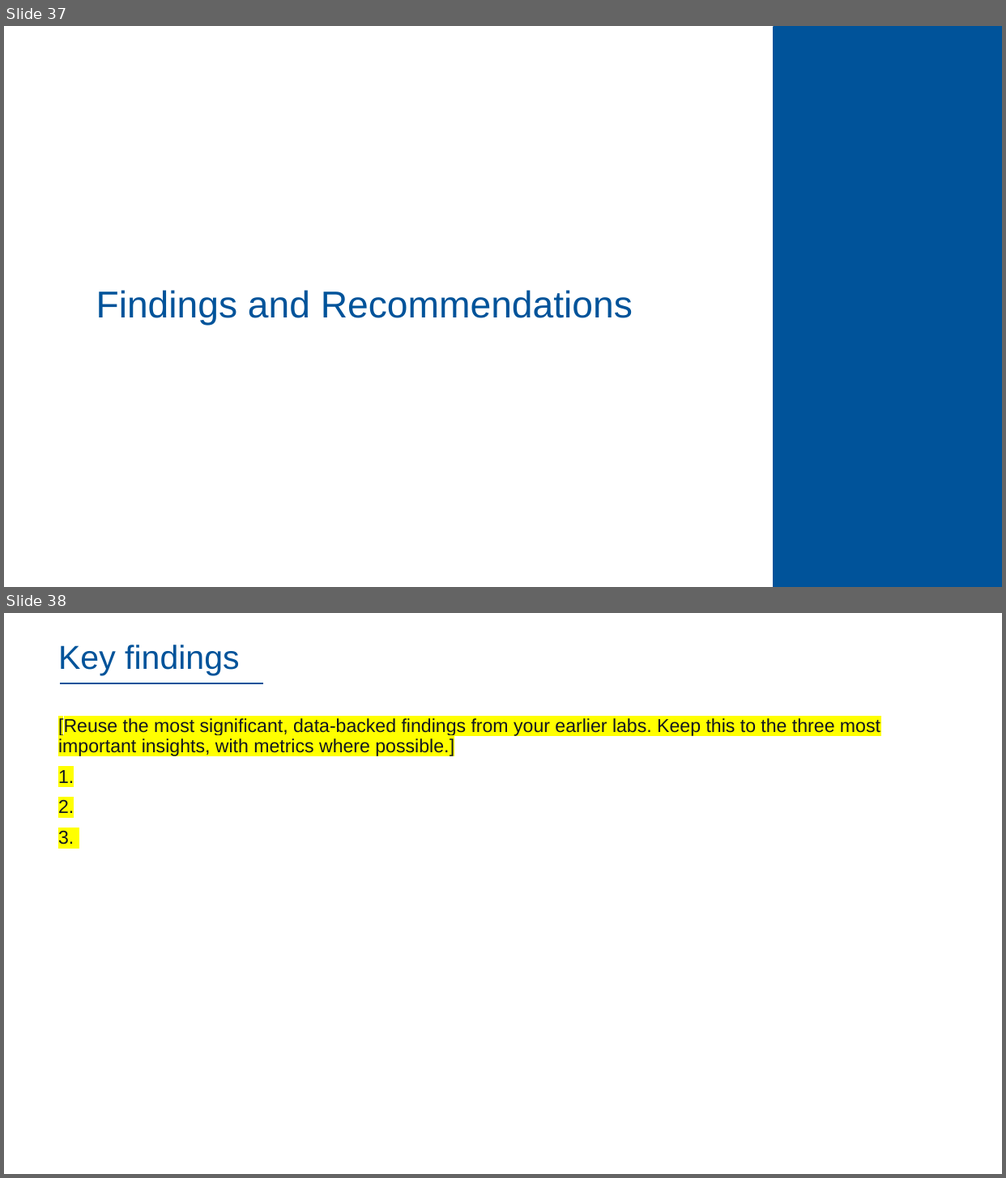
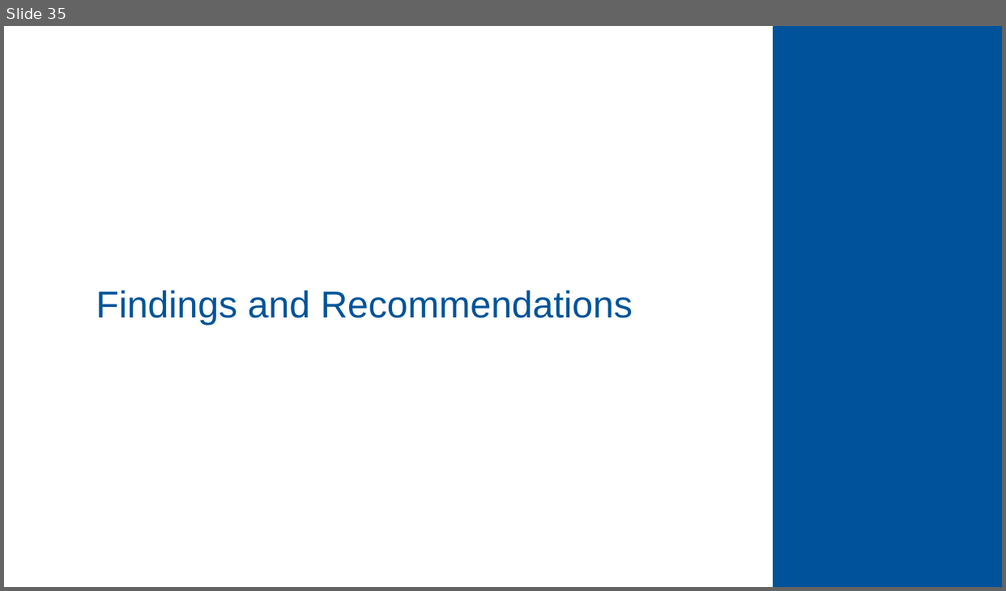
Before and after one commit to dennislamcv1/IBMSSA, a slide deck: Systems and Solutions Architect Capstone Project/Final Project.pptx. Shown one above the other, each under a label of ours: slides 37 and 38 before the commit, slide 35 after it. The pictures are 1006x1178 and 1006x591 pixels, drawn with LibreOffice and Linux fonts; fonts in the diff are those of the drawing; background and template pictures are left out. Boxes give left, top, right and bottom in pixels: in the first picture for what was removed or moved away, otherwise in the second. Text is boxed around its words. In the diff, an @@ line names an element or a change of style, - is before the commit and + after.

```diff
--- a/Systems and Solutions Architect Capstone Project/Final Project.pptx
+++ b/Systems and Solutions Architect Capstone Project/Final Project.pptx
@@ slide 38 removed at (x1=4, y1=613, x2=1002, y2=1174), background #FFFFFF @@
@@ title removed at (x1=58, y1=645, x2=239, y2=676) @@
-Key findings
@@ line removed from (60, 683) to (263, 683) @@
@@ text removed at (x1=58, y1=717, x2=880, y2=845) @@
-[Reuse the most significant, data-backed findings from your earlier labs. Keep this to the three most important insights, with metrics where possible.]
-1.
-2.
-3.
@@ what was slide 37 is now slide 35 @@
```
Also in this commit, not shown: 9 slides changed, 3 slides added, 4 other slides removed, 11 other files.
